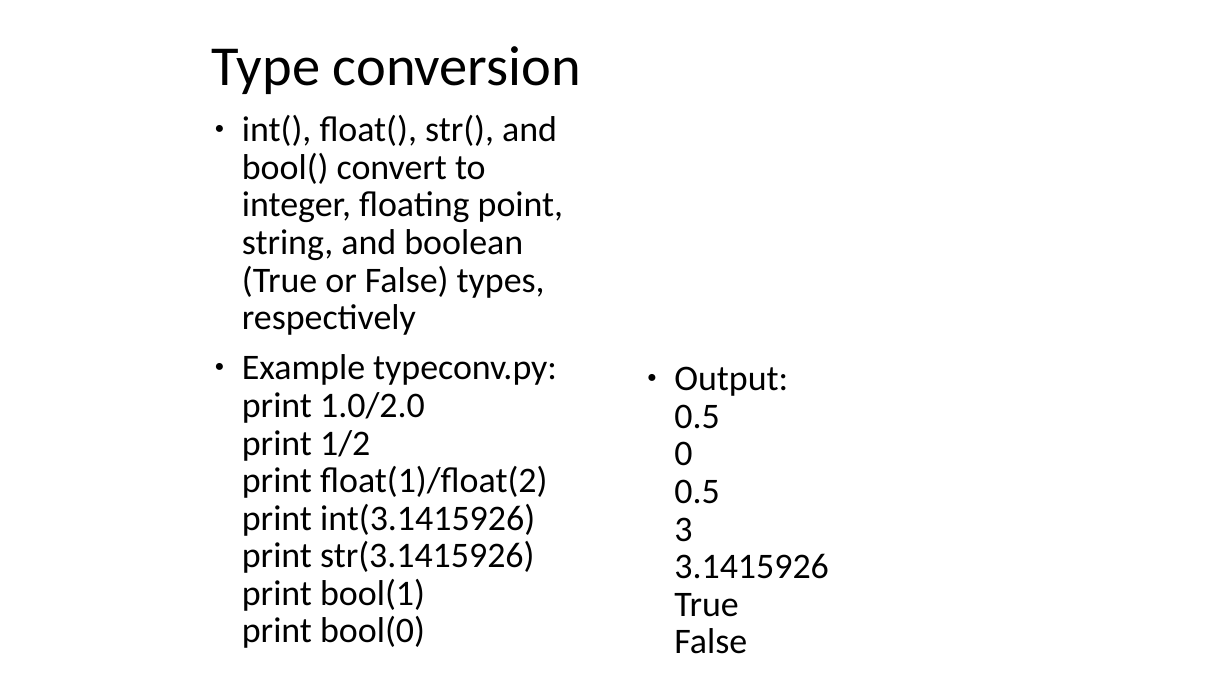
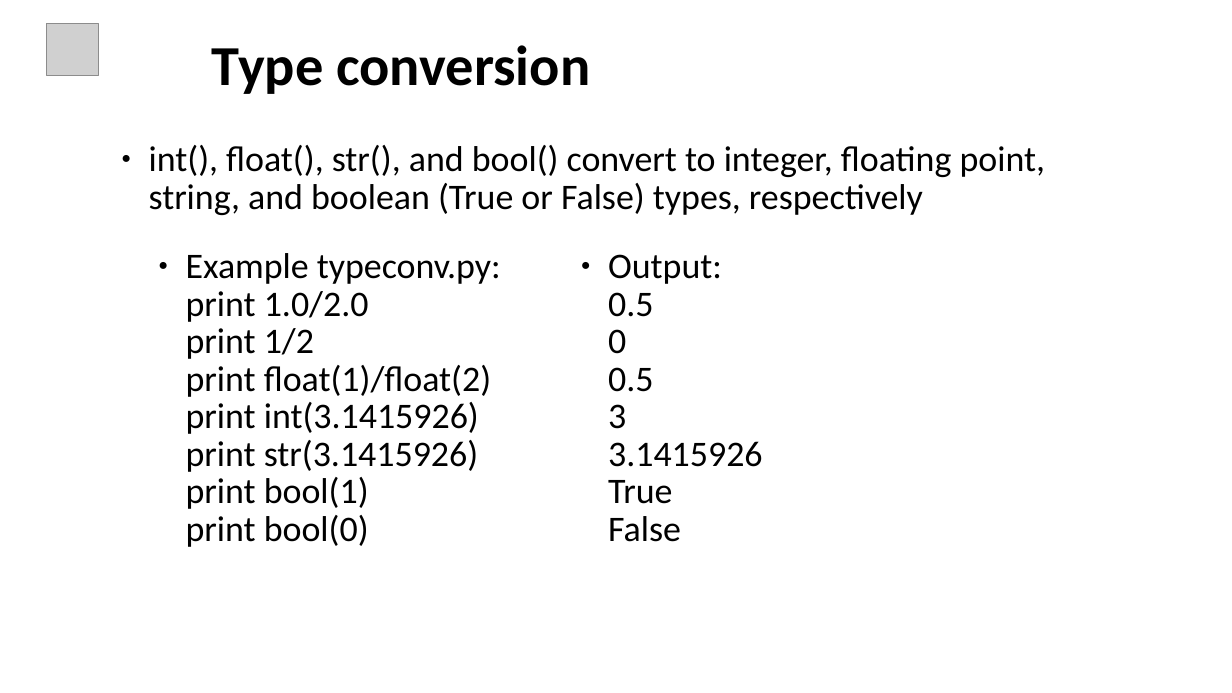
Before and after one commit to ankitagrawal579/Python, a slide deck: slide 25 of Python Ppt.pptx. Drawn at 1232x693 pixels with LibreOffice and Linux fonts; fonts in the diff are those of the drawing; grey boxes stand for pictures. Boxes give left, top, right and bottom in pixels: in the first picture for what was removed or moved away, otherwise in the second. Text is boxed around its words. In the diff, an @@ line names an element or a change of style, - is before the commit and + after.

```diff
--- a/Python Ppt.pptx
+++ b/Python Ppt.pptx
@@ picture added at (x1=46, y1=23, x2=98, y2=75) @@
@@ title "Type conversion" at (x1=212, y1=45, x2=590, y2=94): bold on @@
@@ text "int(), float(), str(), and bool() ..." moved from (x1=242, y1=115, x2=563, y2=648) to (x1=149, y1=145, x2=1045, y2=215) @@
@@ text added at (x1=186, y1=253, x2=501, y2=547), 28 pt, text #000000 @@
+● Example typeconv.py:
+  print 1.0/2.0
+  print 1/2
+  print float(1)/float(2)
+  print int(3.1415926)
+  print str(3.1415926)
+  print bool(1)
+  print bool(0)
@@ text "Output: 0.5 0 0.5 3 ..." moved from (x1=674, y1=366, x2=829, y2=654) to (x1=608, y1=254, x2=763, y2=542) @@
@@ text at (x1=242, y1=354, x2=557, y2=648): paragraph removed @@
-● Example typeconv.py:
-  print 1.0/2.0
-  print 1/2
-  print float(1)/float(2)
-  print int(3.1415926)
-  print str(3.1415926)
-  print bool(1)
-  print bool(0)
```
Also in this commit, not shown: 23 other slides changed, 20 slides added, 3 slides removed.
